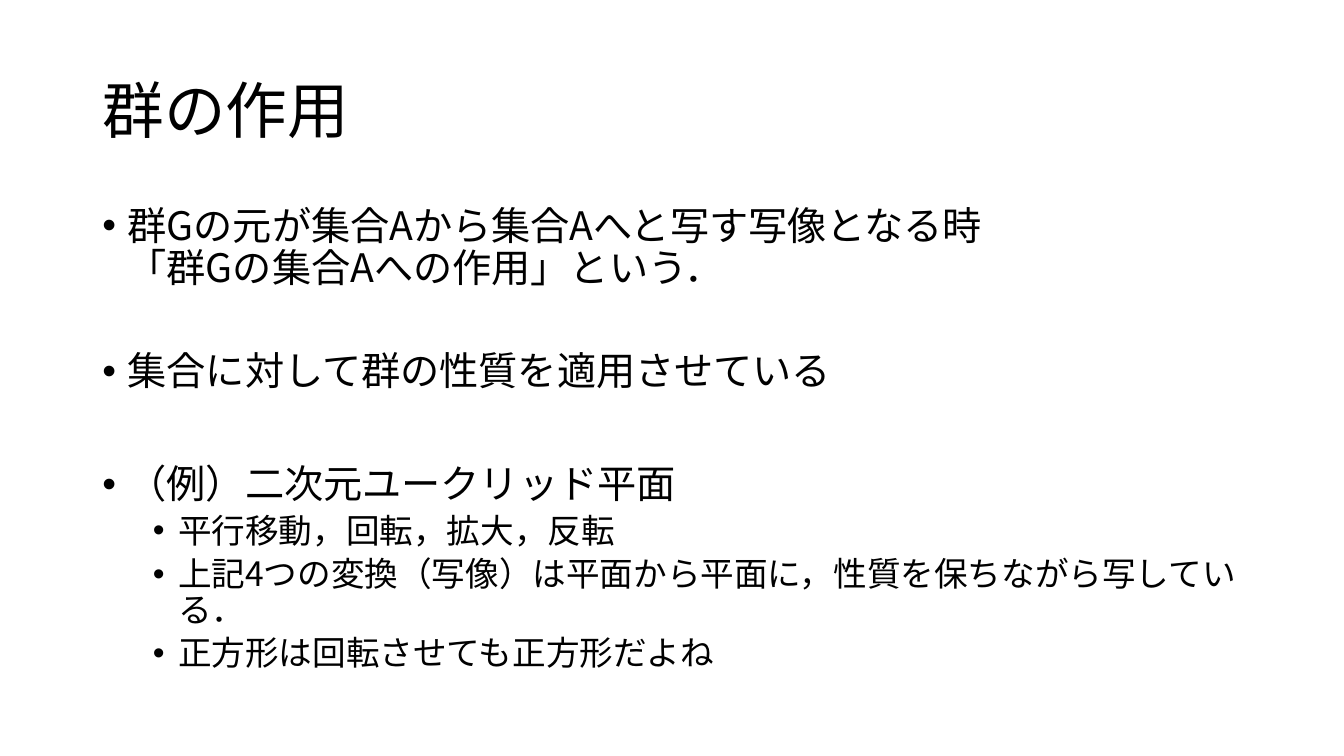
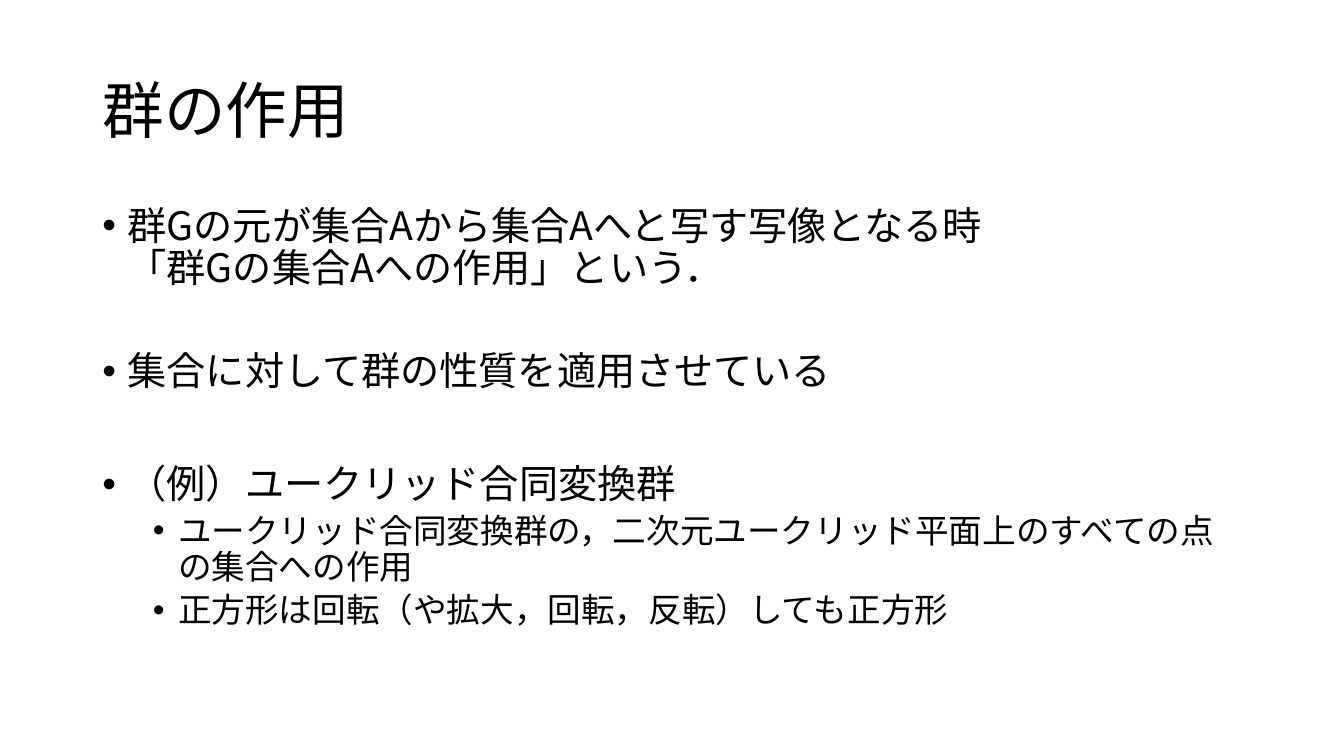
Before and after one commit to math-er/hyperbolic-space, a slide deck: slide 16 of 群の気持ち.pptx (slide 9 before the commit). Drawn at 1344x756 pixels with LibreOffice and Linux fonts; fonts in the diff are those of the drawing. Boxes give left, top, right and bottom in pixels: in the first picture for what was removed or moved away, otherwise in the second. Text is boxed around its words. In the diff, an @@ line names an element or a change of style, - is before the commit and + after.

Commit message:
chore(群の気持ち) update what's group?

```diff
--- a/群の気持ち.pptx
+++ b/群の気持ち.pptx
@@ text at (128,464,1214,626): text changed @@
-• （例）二次元ユークリッド平面
-  • 平行移動，回転，拡大，反転
-  • 上記4つの変換（写像）は平面から平面に，性質を保ちながら写している．
-  • 正方形は回転させても正方形だよね
+• （例）ユークリッド合同変換群
+  • ユークリッド合同変換群の，二次元ユークリッド平面上のすべての点の集合への作用
+  • 正方形は回転（や拡大，回転，反転）しても正方形
```
Also in this commit, not shown: 3 other slides changed, 1 slide added.
